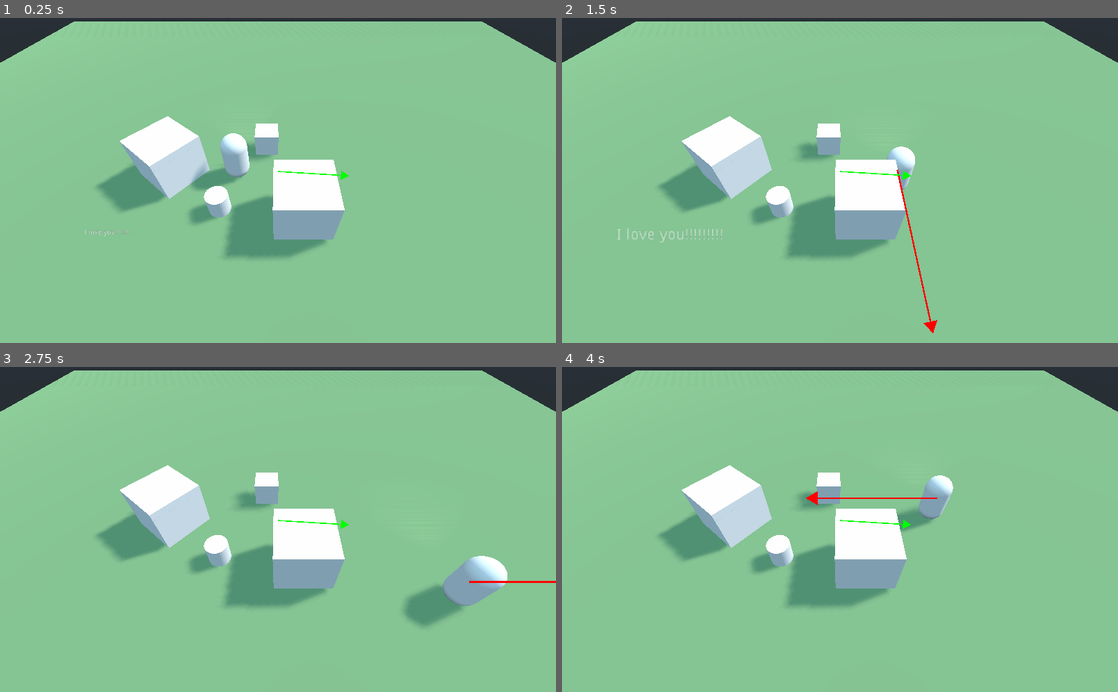
Above: before the commit, frames 1-4 (two rows, left to right).
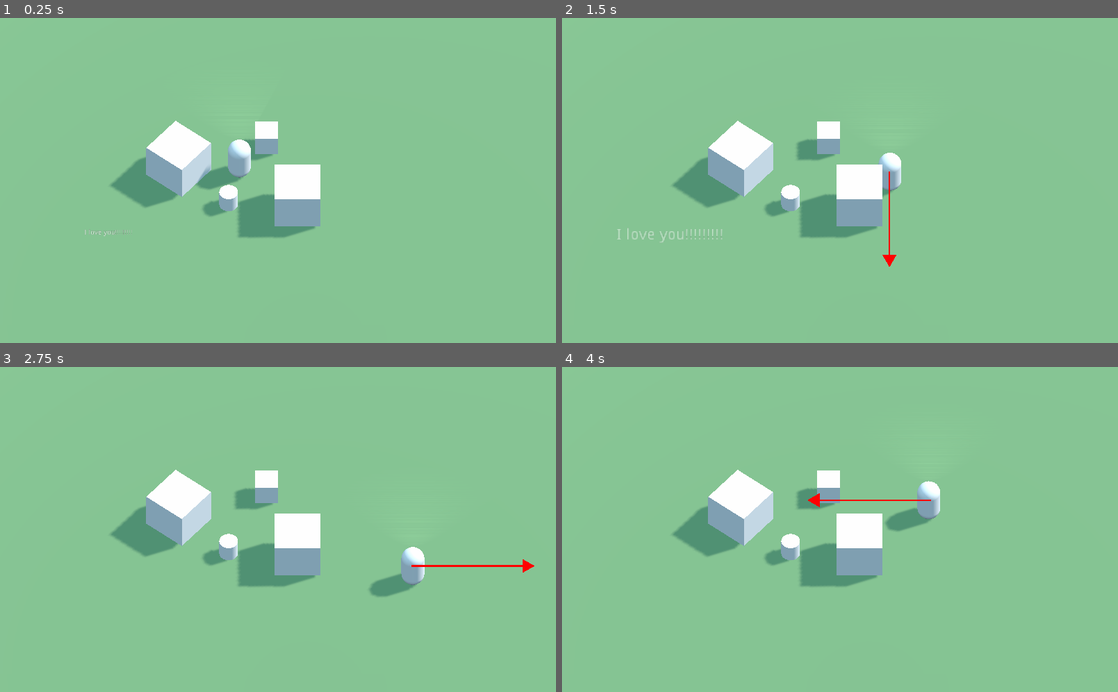
Above: after the commit, the same moments.

Repository: anthonyec/201009_godot_test
Game: Godot game, scene res://scene_3d.tscn
The game is run twice, just before and just after one commit, with the same random seed, the same clock (stepped at 60 frames per second) and the same inputs.
Inputs:
- Up to frame 1 (0.25 s): no input
- Up to frame 2 (1.5 s): hold D (move_right) 0.53-1.28 s; hold S (move_down) from 1.28 s (still down)
- Up to frame 3 (2.75 s): release S (move_down) at 2.03 s; hold D (move_right) from 2.03 s (still down)
- Up to frame 4 (4 s): release D (move_right) at 2.78 s; hold W (move_up) 2.78-3.53 s; hold A (move_left) from 3.53 s (still down)

The runs differ from the first frame. In frame 1, 8.8% of the frame differs, in the area x 0-100%, y 0-74%; in frame 2, 9.0%; in frame 3, 11%, in the area x 0-100%, y 0-80%; in frame 4, 9.1%.

Commit message:
Remove unused code

Diff:
--- a/debug_overlay/debug_draw_3d.gd
+++ b/debug_overlay/debug_draw_3d.gd
@@ -32,21 +32,10 @@
   draw_polygon(points, PoolColorArray([color]))
 
 func _draw():
-  # var camera = get_viewport().get_camera()
-  # print("draw")
-  self.add_vector(Vector3(0, 0, 0), Vector3(2, 2, 2), 2, Color(0, 1, 0, 1))
-
   for vector in vectors:
     vector.draw(self, camera)
 
   vectors.clear()
-
-  # var color =  Color(0, 1, 0, 1);
-  # var width = 2;
-  # var start = camera.unproject_position(Vector3(0, 0, 0))
-  # var end = camera.unproject_position(Vector3(0, 0, 0) + Vector3(10, 10, 10) * 5)
-  # self.draw_line(start, end, color, width)
-  # self.draw_triangle(end, start.direction_to(end), width * 5, color)
 
 func draw_vector_line(start_position, end_position, width, color):
   var vectorLine = VectorLine.new(start_position, end_position, width, color)
--- a/debug_overlay/debug_overlay.gd
+++ b/debug_overlay/debug_overlay.gd
@@ -4,30 +4,12 @@
 var draw
 
 func _ready():
-	print("Debug overlay ready!")
-
 	# TODO: Figure out a way to not hardcode this path
 	draw = get_node("/root/Spatial/DebugOverlay/DebugDraw3D")
-
-	# print(get_node("/root/Spatial/DebugOverlay/DebugDraw3D"))
 
 func _input(event):
 	if event.is_action_pressed("toggle_debug"):
 		print("Toggle debug!")
 
-# func _ready():
-# 	if not InputMap.has_action("toggle_debug"):
-# 		InputMap.add_action("toggle_debug")
-# 		var ev = InputEventKey.new()
-# 		ev.scancode = KEY_BACKSLASH
-# 		InputMap.action_add_event("toggle_debug", ev)
-
-# func _input(event):
-# 	if event.is_action_pressed("toggle_debug"):
-# 		print("Toggle debug!")
-
-# 		for n in get_children():
-# 			n.visible = not n.visible
-
-# func add_vector(object, property, scale, width, color):
-# 	print("ADD_VECTOR")
+		for n in draw.get_children():
+			n.visible = not n.visible
--- a/player/player.gd
+++ b/player/player.gd
@@ -15,21 +15,6 @@
 
 	direction += Vector3(horizontalAxis, 0, verticalAxis) * speed
 
-	# if Input.is_action_pressed("move_left"):
-	# 	direction.x = -speed
-
-	# if Input.is_action_pressed("move_right"):
-	# 	direction.x = speed
-
-	# if Input.is_action_pressed("move_up"):
-	# 	direction.z = -speed
-
-	# if Input.is_action_pressed("move_down"):
-	# 	direction.z = speed
-
-
-	# debug_overlay.draw.add_vector(Vector3(0, 0, 0), Vector3(-2, -2, -2), 2, Color(1, 0, 0, 1))
-
 	var player_position = self.global_transform.origin;
 	debug_overlay.draw.add_vector(player_position, player_position + direction, 3, Color(1, 0, 0, 1))
 
@@ -37,7 +22,5 @@
 
 
 func _input(event):
-#	print(event.as_text())
-
 	if event.is_action_pressed("move_left"):
 		print("move_left")
--- a/scene_3d.tscn
+++ b/scene_3d.tscn
@@ -30,7 +30,10 @@
 label_text = "I love you!!!!!!!!!"
 
 [node name="Camera" type="Camera" parent="."]
-transform = Transform( 1, 0, 0, 0, 0.647389, 0.76216, 0, -0.76216, 0.647389, -5.62668e-05, 7.25677, 6.66583 )
+transform = Transform( 1, 0, 0, 0, 0.647389, 0.76216, 0, -0.76216, 0.647389, -5.62668e-05, 9.70942, 8.74915 )
+projection = 1
+fov = 60.0
+size = 14.1198
 
 [node name="Floor" type="MeshInstance" parent="."]
 transform = Transform( 20, 0, 0, 0, 1, 0, 0, 0, 20, 0, 0, 0 )
